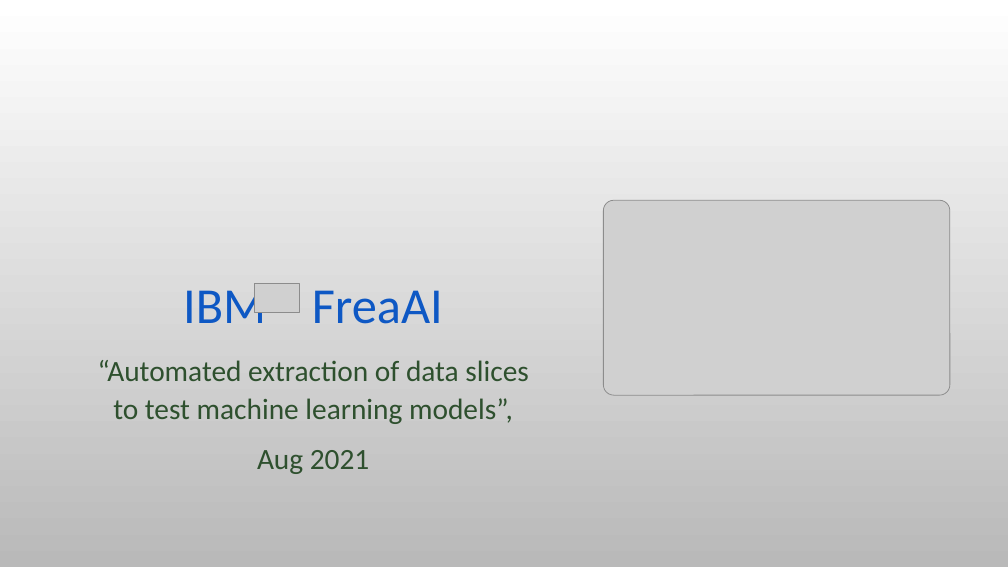
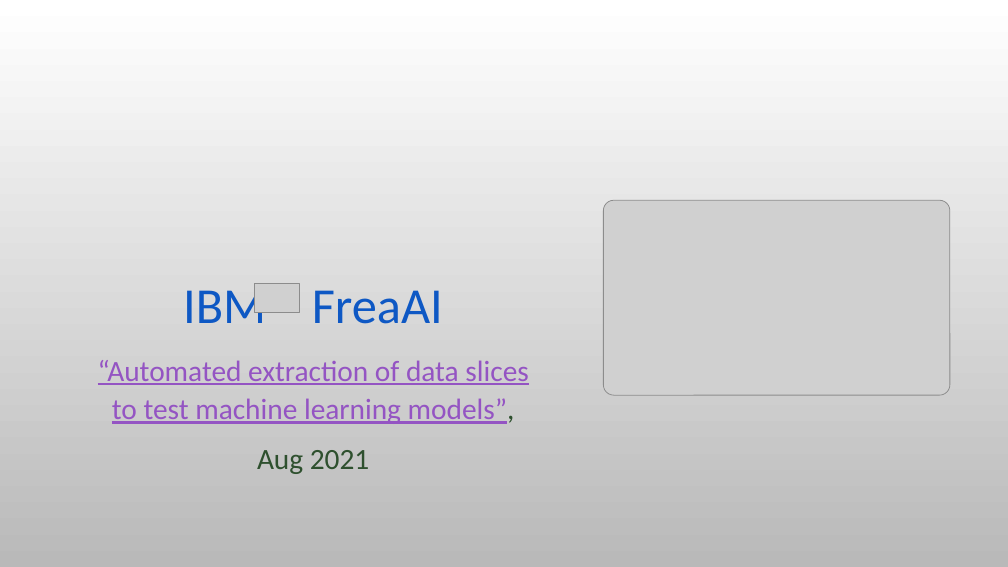
Before and after one commit to stavco9/mlops-final-project, a slide deck: slide 9 of docs/MLOps Final Project.pptx. Drawn at 1008x567 pixels with LibreOffice and Linux fonts; fonts in the diff are those of the drawing; grey boxes stand for pictures; background and template pictures are left out. Boxes give left, top, right and bottom in pixels: in the first picture for what was removed or moved away, otherwise in the second. Text is boxed around its words. In the diff, an @@ line names an element or a change of style, - is before the commit and + after.

```diff
--- a/docs/MLOps Final Project.pptx
+++ b/docs/MLOps Final Project.pptx
@@ text at (98,360,528,424): text colour #2E502E to #9454C3, underline on in "“Automated extraction of data slices to test ..." @@
```
Also in this commit, not shown: 3 other slides changed.
